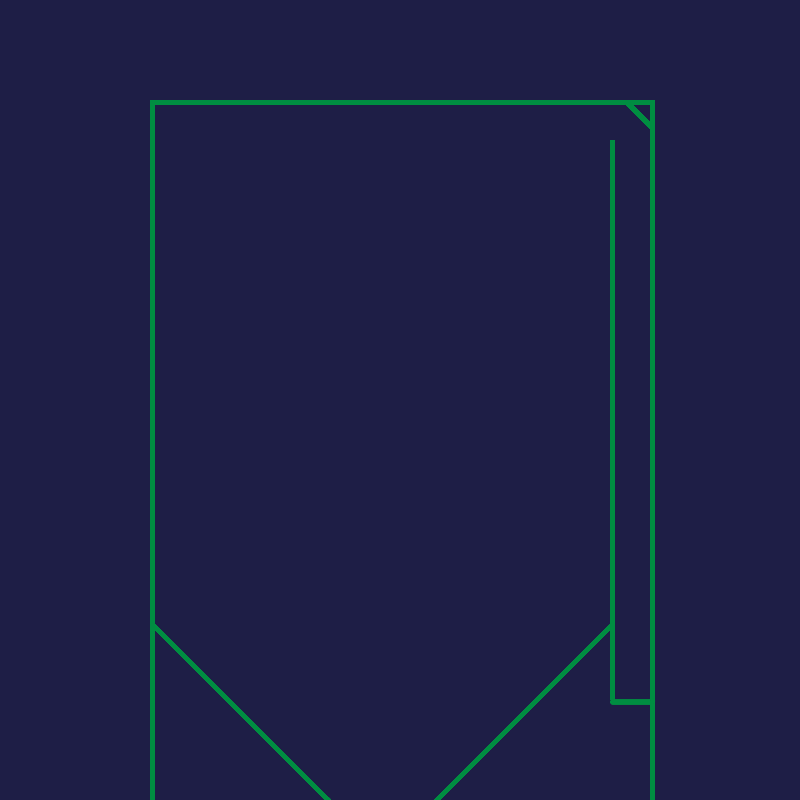
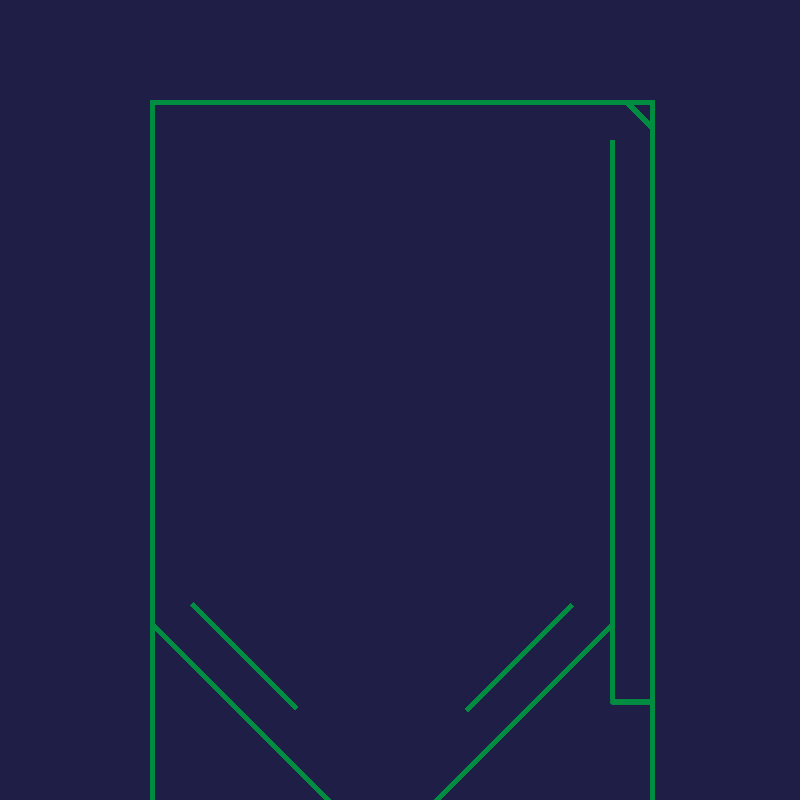
Layer changes from the first 800×800 image to the second:
added layer "exit lanes" in group "table" over (190, 602, 574, 712)
